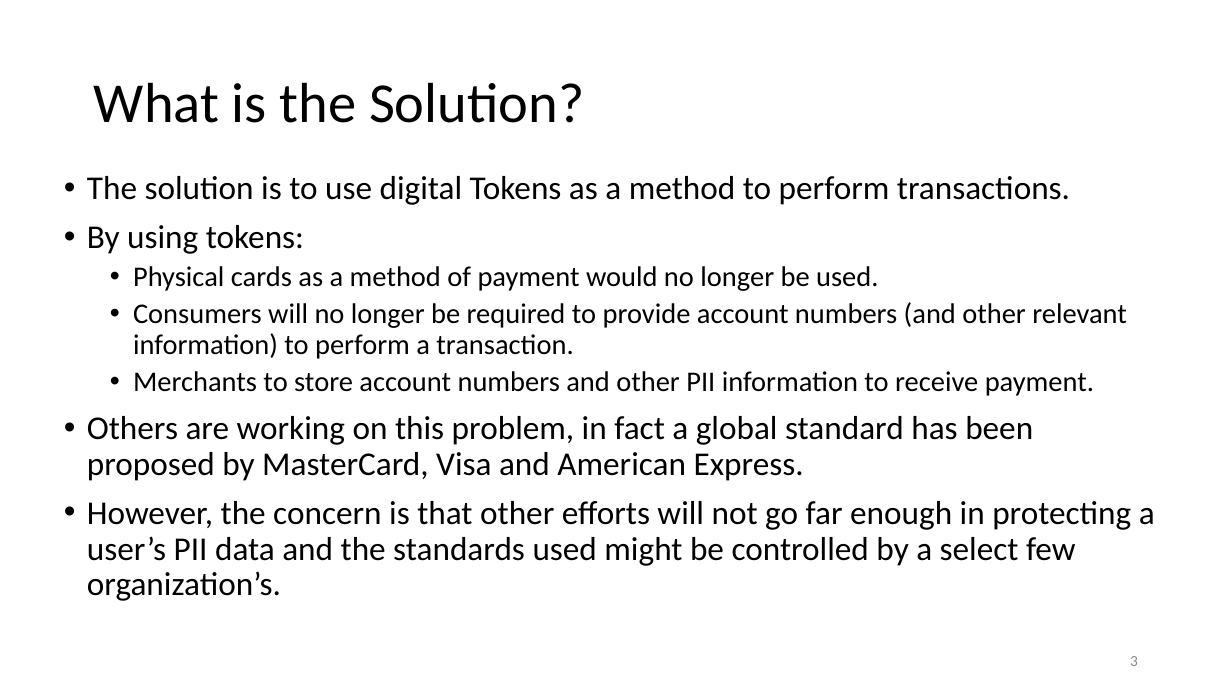
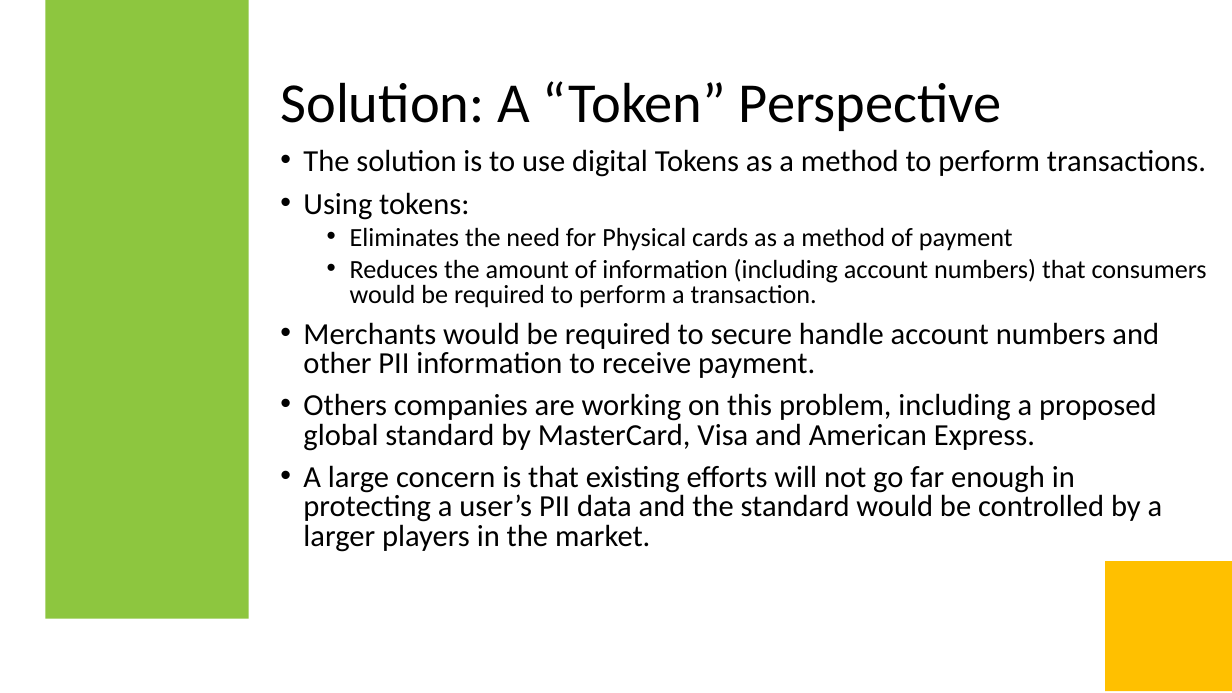
Before and after one commit to openIOU/OI-Standard, a slide deck: slide 3 of fancy/openPayment - Original Draft.pptx. Drawn at 1232x693 pixels with LibreOffice and Linux fonts; fonts in the diff are those of the drawing. Boxes give left, top, right and bottom in pixels: in the first picture for what was removed or moved away, otherwise in the second. Text is boxed around its words. In the diff, an @@ line names an element or a change of style, - is before the commit and + after.

Commit message:
DHC Feedback
Verbiage and Formatting Changes

```diff
--- a/fancy/openPayment - Original Draft.pptx
+++ b/fancy/openPayment - Original Draft.pptx
@@ rectangle added at [45,0,249,619], fill #8DC63F @@
@@ title at [280,81,1002,131]: text changed @@
-What is the Solution?
+Solution: A “Token” Perspective
@@ text "The solution is to use ...": place and size @@
-text "The solution is to use ..." at [87,176,1155,601]
+text "The solution is to use ..." at [303,149,1207,552]
@@ text at [303,149,1206,177]: size 25.9 to 23.8 pt in "The solution is to use digital Tokens ..."; line spacing 0.9 to 0.8 @@
@@ text at [303,192,1207,552]: text changed; size 25.9 to 23.8 pt @@
-• By using tokens:
-  • Physical cards as a method of payment would no longer be used.
-  • Consumers will no longer be required to provide account numbers (and other relevant information) to perform a transaction.
-  • Merchants to store account numbers and other PII information to receive payment.
-• Others are working on this problem, in fact a global standard has been proposed by MasterCard, Visa and American Express.
-• However, the concern is that other efforts will not go far enough in protecting a user’s PII data and the standards used might be controlled by a select few organization’s.
+• Using tokens:
+  • Eliminates the need for Physical cards as a method of payment
+  • Reduces the amount of information (including account numbers) that consumers would be required to perform a transaction.
+• Merchants would be required to secure handle account numbers and other PII information to receive payment.
+• Others companies are working on this problem, including a proposed global standard by MasterCard, Visa and American Express.
+• A large concern is that existing efforts will not go far enough in protecting a user’s PII data and the standard would be controlled by a larger players in the market.
@@ rectangle added at [1105,561,1232,691], fill #FFC000 @@
@@ page number removed at [1130,656,1138,666] @@
-3
```
Also in this commit, not shown: 3 other slides changed.
